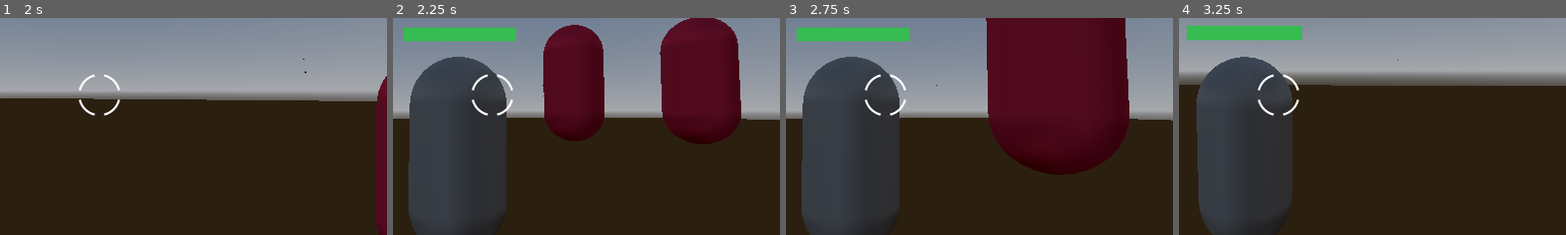
Above: before the commit, frames 1-4 (left to right).
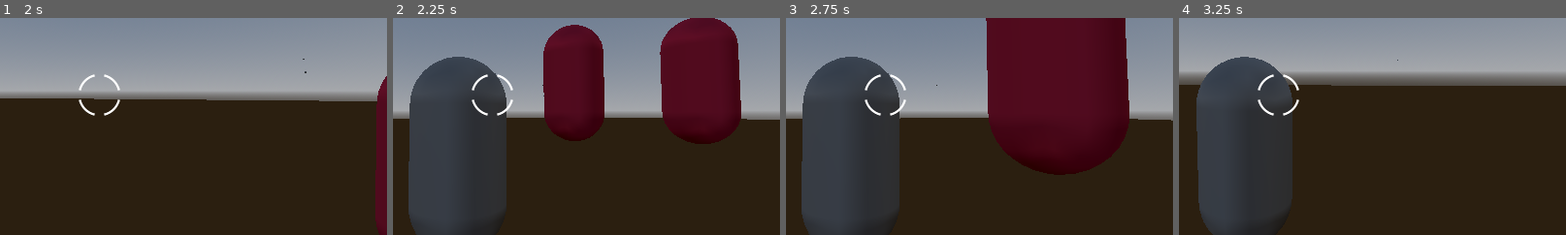
Above: after the commit, the same moments.

Repository: M4tt-/arena-fps
Game: Godot game, scene res://scenes/main/main.tscn
Two runs of this game, one before a commit and one after it. Both use one fixed random seed, a clock stepped at 60 frames per second and the inputs below.
Inputs (mouse positions are % of the whole screen's width and height, from its top left):
- Up to frame 1 (2 s): tap Enter at 0.5 s; move the mouse to (55, 50) at 0.52 s; press the mouse at (55, 50) at 0.53 s; hold W (move_forward) from 0.53 s (still down); tap Space (jump) at 0.77, 1.52 s; move the mouse to (45, 50) at 1.27 s; release the mouse at (45, 50) at 1.28 s; right-click (45, 50) at 1.35 s
- Up to frame 2 (2.25 s): keep holding W (move_forward); move the mouse to (52, 48) at 2.02 s; hold T (toggle_third_person) from 2.03 s (still down)
- Up to frame 3 (2.75 s): keep holding W (move_forward); keep holding T (toggle_third_person)
- Up to frame 4 (3.25 s): keep holding W (move_forward); move the mouse to (49, 52) at 2.77 s; release T (toggle_third_person) at 2.78 s; click (49, 52) at 2.85 s; tap Space (jump) at 3.02 s
The pictures show only the part of the screen within x 37-87%, y 32-82%; the shares and areas given below are measured in that part.

Frame 1 is identical in both runs. In frame 2, 1.8% of the frame differs, in the area x 2-32%, y 4-11%; in frame 3, 1.8%; in frame 4, 2.0%, in the area x 2-32%, y 3-11%.

Commit message:
Rendered Player health bar invisible when viewing locally

Diff:
--- a/scripts/actors/player/player_controller.gd
+++ b/scripts/actors/player/player_controller.gd
@@ -26,6 +26,8 @@
 
 @onready var collision_shape: CollisionShape3D = $CollisionShape3D
 @onready var camera_pivot: Node3D = $CameraController
+@onready var cam: Camera3D = $CameraController/PitchPivot/CameraRig/Boom/Camera3D
+@onready var health_bar: Node3D = $UiAnchor/HealthBar   # adjust path
 
 func _physics_process(delta: float) -> void:
 
@@ -68,6 +70,10 @@
 
 	# Init jetpack
 	jetpack_fuel = jetpack_fuel_max
+
+	# If this player's camera is the one being used, hide the bar.
+	if cam and cam.current:
+		health_bar.visible = false
 
 func update_jetpack_fuel(delta: float, is_jetpack_pressed: bool) -> void:
 	if is_jetpack_pressed:
